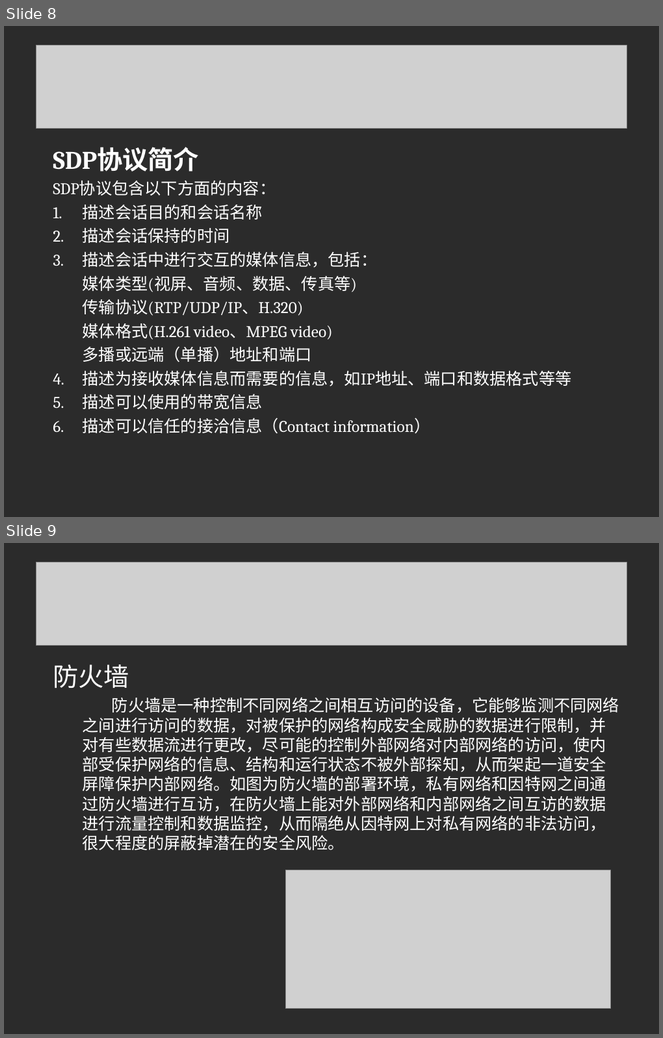
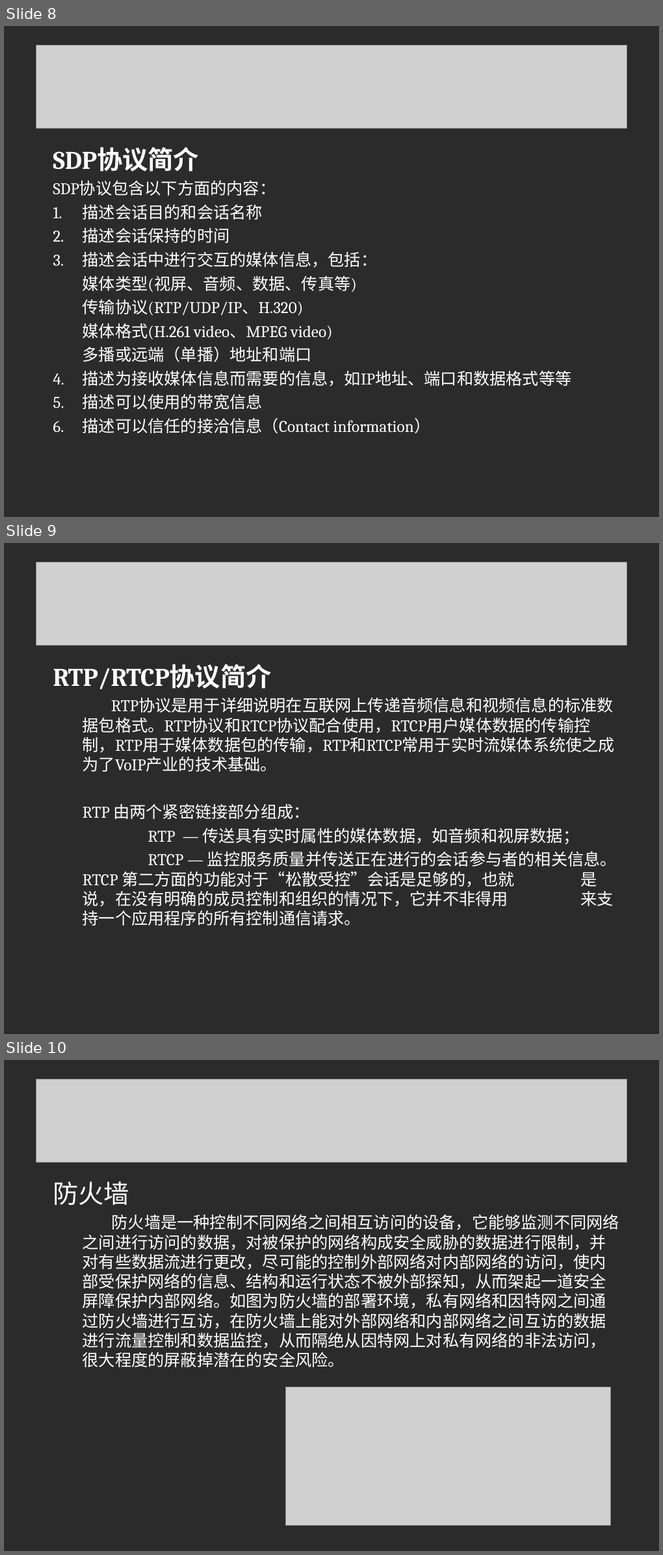
Before and after one commit to linuxsky/sip-alg, a slide deck: design-documents/SIP-ALG解决方案答辩.ppt. Shown one above the other, each under a label of ours: slides 8 and 9 before the commit, slides 8, 9 and 10 after it. The pictures are 663x1038 and 663x1555 pixels, drawn with LibreOffice and Linux fonts; fonts in the diff are those of the drawing; grey boxes stand for pictures; background and template pictures are left out; a plain dark background stands for a picture behind light text. Boxes give left, top, right and bottom in pixels: in the first picture for what was removed or moved away, otherwise in the second. Text is boxed around its words. In the diff, an @@ line names an element or a change of style, - is before the commit and + after.

```diff
--- a/design-documents/SIP-ALG解决方案答辩.ppt
+++ b/design-documents/SIP-ALG解决方案答辩.ppt
@@ slide 9 added at (x1=4, y1=543, x2=659, y2=1034), background picture (left out) @@
@@ picture added at (x1=36, y1=562, x2=627, y2=645) @@
@@ text added at (x1=53, y1=664, x2=617, y2=926), 18 pt, text #FFFFFF @@
+RTP/RTCP协议简介
+RTP协议是用于详细说明在互联网上传递音频信息和视频信息的标准数据包格式。RTP协议和RTCP协议配合使用，RTCP用户媒体数据的传输控制，RTP用于媒体数据包的传输，RTP和RTCP常用于实时流媒体系统使之成为了VoIP产业的技术基础。
+RTP 由两个紧密链接部分组成：
+RTP ― 传送具有实时属性的媒体数据，如音频和视屏数据；
+RTCP ― 监控服务质量并传送正在进行的会话参与者的相关信息。 RTCP 第二方面的功能对于“松散受控”会话是足够的，也就 是说，在没有明确的成员控制和组织的情况下，它并不非得用 来支持一个应用程序的所有控制通信请求。
@@ what was slide 9 is now slide 10 @@
```
Also in this commit, not shown: 5 slides changed, 5 other slides added, 1 slide removed.
